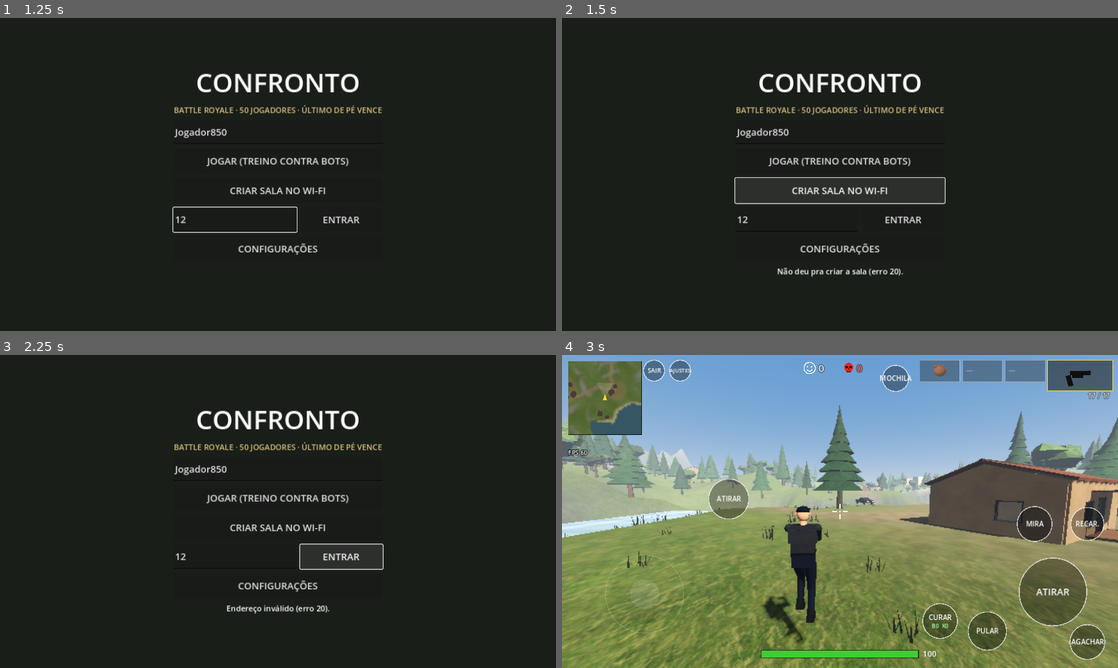
Above: before the commit, frames 1-4 (two rows, left to right).
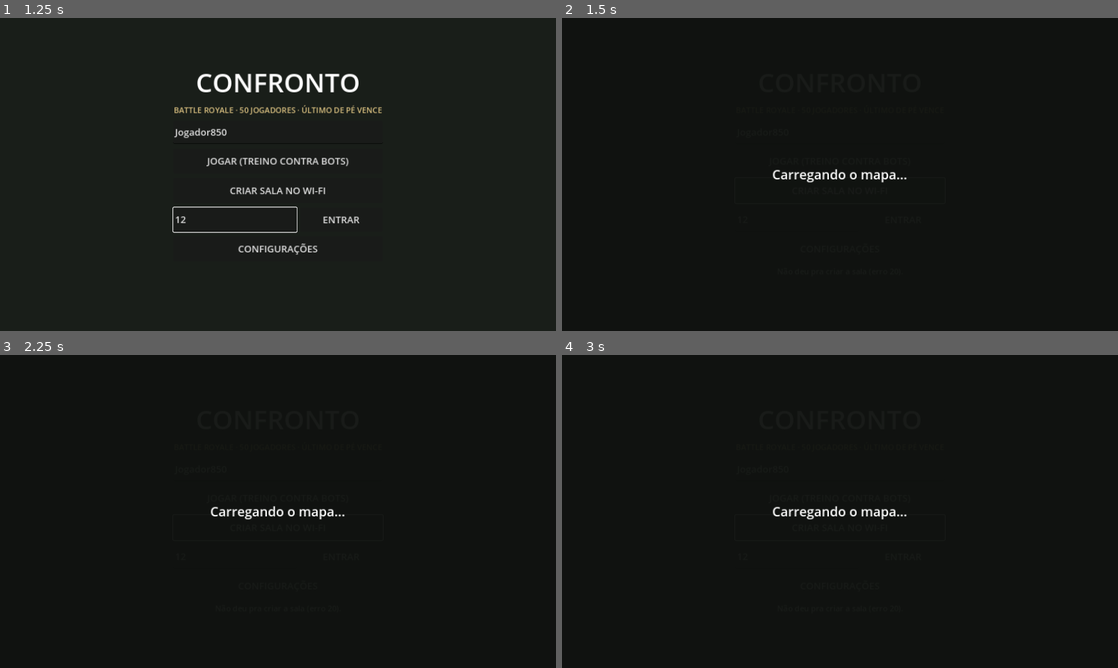
Above: after the commit, the same moments.

Repository: RenanSantosF/Game
Game: Godot game, scene res://main.tscn
Same seed, same stepped clock (60 frames per second), same inputs: the game is played once before the commit and once after it.
Inputs (mouse positions are in pixels of both pictures, inside the frame that each line leads up to):
- Up to frame 1 (1.25 s): click (233, 218) at 0.52 s; type "12" at 0.6 s
- Up to frame 2 (1.5 s): click "CRIAR SALA NO WI-FI" at 1.25 s
- Up to frame 3 (2.25 s): click "ENTRAR" at 2 s
- Up to frame 4 (3 s): click "JOGAR (TREINO CONTRA BOTS)" at 2.75 s

Frame 1 is identical in both runs. In frame 2, 6.2% of the frame differs, in the area x 31-69%, y 17-83%; in frame 3, 4.4%; in frame 4, 99%, in the area x 0-100%, y 0-100%.

Commit message:
Corrige o jogo fechando ao jogar/editar botões e adiciona voltar nas configurações
- Ícones das armas e itens agora são imagens prontas (icons/, feitas por
  tools/make_icons.gd) em vez de renderizar uma cena 3D escondida ao abrir
  a tela do jogo, que é o ponto em comum dos dois fechamentos
- Shader do mundo sem varying 'flat' (alguns drivers de celular falham)
- Botão VOLTAR no topo e no fim das configurações; botão voltar do celular
  fecha configurações, mochila, mapa e editor em vez de sair do jogo
- Tela 'Carregando o mapa...' antes de montar o mundo
- Log em arquivo com as etapas; se o jogo fechar sozinho, o menu mostra
  'Relatório da última vez' com botão de copiar

Co-Authored-By: Claude Opus 5.5 <noreply@anthropic.com>
Claude-Session: https://claude.ai/code/session_019y4tuguR5oe7omZbV1imRB

Diff:
--- a/project.godot
+++ b/project.godot
@@ -8,6 +8,12 @@
 run/main_scene="res://main.tscn"
 config/features=PackedStringArray("4.3", "GL Compatibility")
 config/icon="res://icon.svg"
+config/quit_on_go_back=false
+run/flush_stdout_on_print=true
+
+[debug]
+
+file_logging/enable_file_logging=true
 
 [display]
 
@@ -18,6 +24,8 @@
 window/handheld/orientation=4
 
 [input_devices]
+
+pointing/android/enable_pan_and_scale_gestures=false
 
 pointing/emulate_touch_from_mouse=true
 
--- a/scripts/hud.gd
+++ b/scripts/hud.gd
@@ -197,31 +197,9 @@
 	return b
 
 
-# ---------------- ícones (armas e itens renderizados uma vez) ----------------
+# ---------------- ícones (imagens prontas em icons/, feitas por tools/make_icons.gd) ----------------
 
 func make_icons() -> void:
-	var vp := SubViewport.new()
-	vp.size = Vector2i(256, 128)
-	vp.transparent_bg = true
-	vp.own_world_3d = true
-	vp.render_target_update_mode = SubViewport.UPDATE_ALWAYS
-	add_child(vp)
-	var we := WorldEnvironment.new()
-	var env := Environment.new()
-	env.background_mode = Environment.BG_CLEAR_COLOR
-	env.ambient_light_source = Environment.AMBIENT_SOURCE_COLOR
-	env.ambient_light_color = Color(0.8, 0.8, 0.8)
-	env.ambient_light_energy = 0.9
-	we.environment = env
-	vp.add_child(we)
-	var light := DirectionalLight3D.new()
-	light.rotation_degrees = Vector3(-35, -30, 0)
-	light.light_energy = 1.2
-	vp.add_child(light)
-	var cam := Camera3D.new()
-	cam.projection = Camera3D.PROJECTION_ORTHOGONAL
-	vp.add_child(cam)
-	cam.current = true
 	var list := []
 	for k in Weapons.DATA:
 		list.append(k)
@@ -229,41 +207,9 @@
 		list.append(k)
 	list.append("box")
 	for id in list:
-		var node: Node3D
-		var size := 0.5
-		var center := Vector3.ZERO
-		if id == "fist":
-			node = Node3D.new()
-			var m := MB.new()
-			m.tex(U.PLAIN, 3.0)
-			var sk := Color(0.86, 0.66, 0.5)
-			m.blob(Transform3D(Basis.from_scale(Vector3(0.07, 0.055, 0.06)), Vector3.ZERO), 9, 5, sk)
-			for i in 4:
-				m.blob(Transform3D(Basis.from_scale(Vector3(0.018, 0.02, 0.025)), Vector3(-0.045 + i * 0.03, 0.04, -0.035)), 6, 3, sk.darkened(0.05))
-			m.blob(Transform3D(Basis.from_scale(Vector3(0.02, 0.035, 0.02)), Vector3(0.07, -0.005, -0.02)), 6, 3, sk)
-			U.mesh(node, m.commit())
-			node.rotation = Vector3(0.4, 0.5, 0)
-			size = 0.19
-		elif Weapons.is_gun(id):
-			node = Weapons.build_model(id)
-			node.rotation.y = -PI / 2.0
-			var L: float = Weapons.get_w(id)["len"]
-			size = maxf(L * 1.1, 0.3)
-			center = Vector3(L * 0.42, 0.0, 0)
-		else:
-			node = Weapons.build_item(id)
-			node.rotation = Vector3(0.6, 0.6, 0)
-			size = 0.95 if id == "box" else 0.6
-			center = Vector3(0, 0.12, 0)
-		vp.add_child(node)
-		cam.size = size
-		cam.position = center + Vector3(0, 0, 3)
-		await RenderingServer.frame_post_draw
-		await RenderingServer.frame_post_draw
-		var img := vp.get_texture().get_image()
-		icons[id] = ImageTexture.create_from_image(img)
-		node.queue_free()
-	vp.queue_free()
+		var path := "res://icons/%s.png" % id
+		if ResourceLoader.exists(path):
+			icons[id] = load(path)
 	_pick_sig = ""
 	_bag_sig = ""
 
--- a/scripts/main.gd
+++ b/scripts/main.gd
@@ -191,11 +191,94 @@
 	hb.add_child(jb)
 	vb.add_child(hb)
 	vb.add_child(_menu_btn("CONFIGURAÇÕES", func(): open_settings()))
+	var rep := _last_log()
+	if rep != "":
+		var rb := _menu_btn("RELATÓRIO DA ÚLTIMA VEZ (se fechou sozinho)", func(): _show_report(rep))
+		rb.add_theme_font_size_override("font_size", 16)
+		rb.custom_minimum_size = Vector2(482, 44)
+		vb.add_child(rb)
 	status_lbl = _menu_label(flash_msg, 18)
 	status_lbl.autowrap_mode = TextServer.AUTOWRAP_WORD
 	status_lbl.custom_minimum_size = Vector2(440, 44)
 	vb.add_child(status_lbl)
 	flash_msg = ""
+
+
+# fim do arquivo de log da execução anterior (pra descobrir onde o jogo fechou)
+func _last_log() -> String:
+	var dir := DirAccess.open("user://logs")
+	if dir == null:
+		return ""
+	var files := []
+	for f in dir.get_files():
+		if f.ends_with(".log") and f != "godot.log":
+			files.append(f)
+	if files.is_empty():
+		return ""
+	files.sort()
+	var txt := FileAccess.get_file_as_string("user://logs/" + files[-1])
+	var last := txt.rfind("[etapa]")
+	if last < 0 or txt.substr(last).begins_with("[etapa] saiu"):
+		return ""
+	var lines := txt.split("\n")
+	return "\n".join(lines.slice(maxi(0, lines.size() - 60)))
+
+
+func _show_report(txt: String) -> void:
+	var layer := CanvasLayer.new()
+	layer.layer = 30
+	add_child(layer)
+	var bg := ColorRect.new()
+	bg.color = Color(0.05, 0.05, 0.05, 0.97)
+	bg.set_anchors_preset(Control.PRESET_FULL_RECT)
+	layer.add_child(bg)
+	var vb := VBoxContainer.new()
+	vb.set_anchors_preset(Control.PRESET_FULL_RECT)
+	vb.offset_left = 20
+	vb.offset_right = -20
+	vb.offset_top = 16
+	vb.offset_bottom = -16
+	layer.add_child(vb)
+	var hb := HBoxContainer.new()
+	vb.add_child(hb)
+	var back := _menu_btn("< VOLTAR", func(): layer.queue_free())
+	back.custom_minimum_size = Vector2(200, 52)
+	hb.add_child(back)
+	var cp := _menu_btn("COPIAR", func(): DisplayServer.clipboard_set(txt))
+	cp.custom_minimum_size = Vector2(200, 52)
+	hb.add_child(cp)
+	var te := TextEdit.new()
+	te.text = txt
+	te.editable = false
+	te.size_flags_vertical = Control.SIZE_EXPAND_FILL
+	te.add_theme_font_size_override("font_size", 14)
+	vb.add_child(te)
+
+
+func _notification(what: int) -> void:
+	if what == NOTIFICATION_WM_GO_BACK_REQUEST:
+		# botão voltar do celular: fecha o que estiver aberto, no menu sai do jogo
+		if settings:
+			return
+		if edit_hud:
+			edit_hud.queue_free()
+			edit_hud = null
+			return
+		if hud:
+			if hud.edit_mode:
+				hud.edit_mode = false
+				hud.layout = Cfg.get_v("layout").duplicate()
+			elif hud.bag_open:
+				hud.set_bag(false)
+			elif hud.big_map:
+				hud.big_map = false
+			return
+		_step("saiu")
+		get_tree().quit()
+	elif what == NOTIFICATION_WM_CLOSE_REQUEST or what == NOTIFICATION_APPLICATION_PAUSED:
+		_step("saiu")
+	elif what == NOTIFICATION_APPLICATION_RESUMED:
+		_step("voltou")
 
 
 func _menu_label(t: String, fs: int) -> Label:
@@ -293,8 +376,30 @@
 		phase_t = 1.0
 
 
+func _step(t: String) -> void:
+	print("[etapa] %s  (memória %d MB)" % [t, OS.get_static_memory_usage() / 1048576])
+
+
+# mostra "Carregando..." e espera a tela atualizar antes do trabalho pesado
+func _show_loading() -> void:
+	if menu == null:
+		return
+	var bg := ColorRect.new()
+	bg.color = Color(0.06, 0.07, 0.06, 0.96)
+	bg.set_anchors_preset(Control.PRESET_FULL_RECT)
+	menu.add_child(bg)
+	var l := _menu_label("Carregando o mapa...", 30)
+	l.set_anchors_preset(Control.PRESET_FULL_RECT)
+	l.vertical_alignment = VERTICAL_ALIGNMENT_CENTER
+	menu.add_child(l)
+	await get_tree().process_frame
+	await get_tree().process_frame
+
+
 func start_host(online: bool) -> void:
 	_save_cfg()
+	_step("iniciar partida (online=%s)" % online)
+	await _show_loading()
 	training = not online
 	if online:
 		var peer := ENetMultiplayerPeer.new()
@@ -308,9 +413,11 @@
 	bots_per_match = MAX_PLAYERS - 1
 	local_id = multiplayer.get_unique_id()
 	_build_world()
+	_step("criando tela do jogo")
 	_enter_game()
 	_server_init()
 	_server_add_player(local_id, _nick(), false)
+	_step("partida pronta")
 	if online:
 		phase_t = 120.0
 		hud.can_start = true
@@ -339,6 +446,7 @@
 
 func _on_connected() -> void:
 	local_id = multiplayer.get_unique_id()
+	await _show_loading()
 	_build_world()
 	_enter_game()
 	rpc_id(1, "req_join", _nick())
@@ -360,10 +468,12 @@
 
 
 func _build_world() -> void:
+	_step("montando o mapa")
 	world = World.new()
 	world.name = "World"
 	add_child(world)
 	world.build(dedicated, int(Cfg.get_v("quality")))
+	_step("mapa pronto")
 	n_static = world.items.size()
 	items_avail = []
 	for i in world.items.size():
--- a/scripts/settings_ui.gd
+++ b/scripts/settings_ui.gd
@@ -31,11 +31,18 @@
 	vb.size_flags_horizontal = Control.SIZE_EXPAND_FILL
 	vb.add_theme_constant_override("separation", 10)
 	sc.add_child(vb)
+	var top := HBoxContainer.new()
+	vb.add_child(top)
+	var back := _button("< VOLTAR", close)
+	back.size_flags_horizontal = Control.SIZE_SHRINK_BEGIN
+	back.custom_minimum_size = Vector2(170, 52)
+	top.add_child(back)
 	var title := Label.new()
 	title.text = "CONFIGURAÇÕES"
 	title.add_theme_font_size_override("font_size", 30)
 	title.horizontal_alignment = HORIZONTAL_ALIGNMENT_CENTER
-	vb.add_child(title)
+	title.size_flags_horizontal = Control.SIZE_EXPAND_FILL
+	top.add_child(title)
 	_section(vb, "CONTROLES")
 	_cycle(vb, "Mira assistida", "aim_assist", Cfg.AIM_NAMES,
 		"Controle total: sem ajuda. Gruda sem mira: a mira puxa pro inimigo só no tiro sem mirar. Gruda sempre: puxa também mirando. Arrastar pra cima enquanto atira sobe pra cabeça (capa).")
@@ -51,10 +58,19 @@
 	_toggle(vb, "Mostrar FPS", "show_fps")
 	_section(vb, "SOM")
 	_slider(vb, "Volume", "volume", 0.0, 1.0)
-	var close := _button("FECHAR", func():
-		closed.emit()
-		queue_free())
-	vb.add_child(close)
+	vb.add_child(_button("VOLTAR", close))
+
+
+func close() -> void:
+	Cfg.save()
+	closed.emit()
+	queue_free()
+
+
+# botão "voltar" do celular fecha a tela
+func _notification(what: int) -> void:
+	if what == NOTIFICATION_WM_GO_BACK_REQUEST:
+		close()
 
 
 func _process(_d: float) -> void:
--- a/shaders/world.gdshader
+++ b/shaders/world.gdshader
@@ -5,7 +5,7 @@
 // UV2.y > 0 = balança com o vento (folhas).
 uniform sampler2DArray tex : source_color, filter_linear_mipmap, repeat_enable;
 
-varying flat float layer;
+varying float layer;
 
 void vertex() {
 	layer = UV2.x;
@@ -19,7 +19,7 @@
 }
 
 void fragment() {
-	vec3 t = texture(tex, vec3(UV, layer)).rgb;
+	vec3 t = texture(tex, vec3(UV, floor(layer + 0.5))).rgb;
 	ALBEDO = t * COLOR.rgb;
 	ROUGHNESS = 0.88;
 	SPECULAR = 0.25;
--- /dev/null
+++ b/tools/make_icons.gd
@@ -0,0 +1,75 @@
+extends SceneTree
+
+# Gera as imagens dos ícones de armas e itens (icons/*.png).
+# Uso: godot --path . -s tools/make_icons.gd   (precisa de tela; no servidor use xvfb-run)
+
+
+func _initialize() -> void:
+	render_all()
+
+func render_all() -> void:
+	var vp := SubViewport.new()
+	vp.size = Vector2i(256, 128)
+	vp.transparent_bg = true
+	vp.own_world_3d = true
+	vp.render_target_update_mode = SubViewport.UPDATE_ALWAYS
+	root.add_child(vp)
+	var we := WorldEnvironment.new()
+	var env := Environment.new()
+	env.background_mode = Environment.BG_CLEAR_COLOR
+	env.ambient_light_source = Environment.AMBIENT_SOURCE_COLOR
+	env.ambient_light_color = Color(0.8, 0.8, 0.8)
+	env.ambient_light_energy = 0.9
+	we.environment = env
+	vp.add_child(we)
+	var light := DirectionalLight3D.new()
+	light.rotation_degrees = Vector3(-35, -30, 0)
+	light.light_energy = 1.2
+	vp.add_child(light)
+	var cam := Camera3D.new()
+	cam.projection = Camera3D.PROJECTION_ORTHOGONAL
+	vp.add_child(cam)
+	cam.current = true
+	var list := []
+	for k in Weapons.DATA:
+		list.append(k)
+	for k in Weapons.ITEMS:
+		list.append(k)
+	list.append("box")
+	for id in list:
+		var node: Node3D
+		var size := 0.5
+		var center := Vector3.ZERO
+		if id == "fist":
+			node = Node3D.new()
+			var m := MB.new()
+			m.tex(U.PLAIN, 3.0)
+			var sk := Color(0.86, 0.66, 0.5)
+			m.blob(Transform3D(Basis.from_scale(Vector3(0.07, 0.055, 0.06)), Vector3.ZERO), 9, 5, sk)
+			for i in 4:
+				m.blob(Transform3D(Basis.from_scale(Vector3(0.018, 0.02, 0.025)), Vector3(-0.045 + i * 0.03, 0.04, -0.035)), 6, 3, sk.darkened(0.05))
+			m.blob(Transform3D(Basis.from_scale(Vector3(0.02, 0.035, 0.02)), Vector3(0.07, -0.005, -0.02)), 6, 3, sk)
+			U.mesh(node, m.commit())
+			node.rotation = Vector3(0.4, 0.5, 0)
+			size = 0.19
+		elif Weapons.is_gun(id):
+			node = Weapons.build_model(id)
+			node.rotation.y = -PI / 2.0
+			var L: float = Weapons.get_w(id)["len"]
+			size = maxf(L * 1.1, 0.3)
+			center = Vector3(L * 0.42, 0.0, 0)
+		else:
+			node = Weapons.build_item(id)
+			node.rotation = Vector3(0.6, 0.6, 0)
+			size = 0.95 if id == "box" else 0.6
+			center = Vector3(0, 0.12, 0)
+		vp.add_child(node)
+		cam.size = size
+		cam.position = center + Vector3(0, 0, 3)
+		await RenderingServer.frame_post_draw
+		await RenderingServer.frame_post_draw
+		var img := vp.get_texture().get_image()
+		img.save_png(ProjectSettings.globalize_path("res://icons/%s.png" % id))
+		print("ícone ", id)
+		node.queue_free()
+	quit()
Not shown, changed: export_presets.cfg
Binary file added: icons/ak47.png
Not shown, added: icons/ak47.png.import
Binary file added: icons/awm.png
Not shown, added: icons/awm.png.import
Binary file added: icons/bag.png
Not shown, added: icons/bag.png.import
Binary file added: icons/bandage.png
Not shown, added: icons/bandage.png.import
Binary file added: icons/box.png
Not shown, added: icons/box.png.import
Binary file added: icons/deagle.png
(and 33 more such lines)
